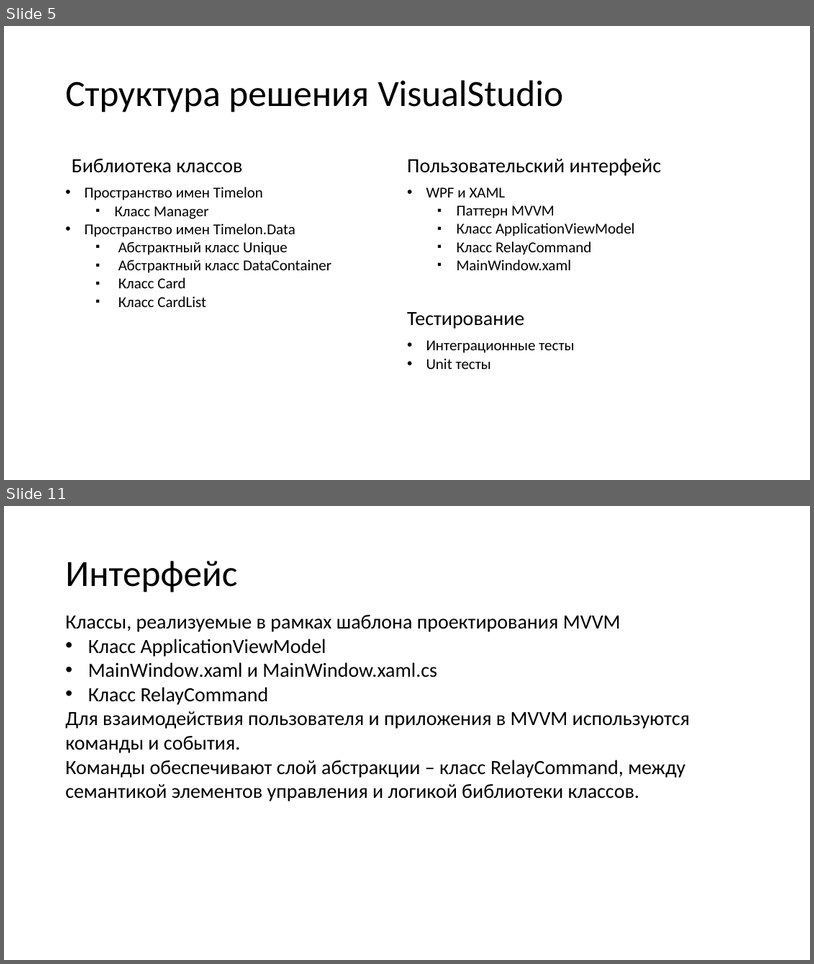
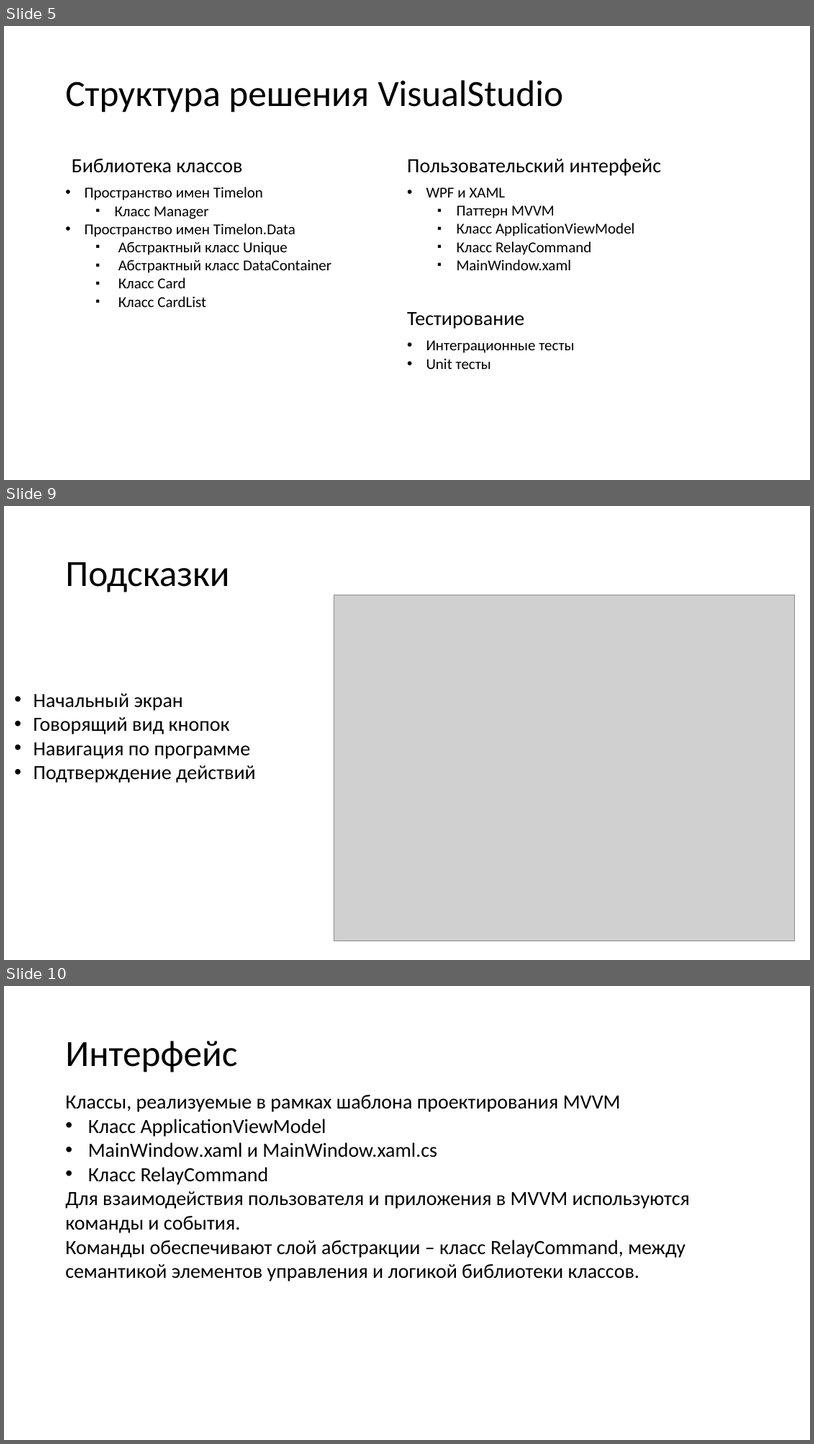
Before and after one commit to N0tilT/Timelon, a slide deck: docs/Timelon.pptx. Shown one above the other, each under a label of ours: slides 5 and 11 before the commit, slides 5, 9 and 10 after it; the slides between them are not shown. The pictures are 814x964 and 814x1444 pixels, drawn with LibreOffice and Linux fonts; fonts in the diff are those of the drawing; grey boxes stand for pictures. Boxes give left, top, right and bottom in pixels: in the first picture for what was removed or moved away, otherwise in the second. Text is boxed around its words. In the diff, an @@ line names an element or a change of style, - is before the commit and + after.

```diff
--- a/docs/Timelon.pptx
+++ b/docs/Timelon.pptx
@@ slide 9 added at bbox=[4, 506, 810, 960], background #FFFFFF @@
@@ title added at bbox=[65, 562, 229, 592], 44 pt, text #000000 @@
+Подсказки
@@ picture added at bbox=[334, 595, 795, 940] @@
@@ text added at bbox=[34, 693, 256, 782], 24 pt, text #000000 @@
+• Начальный экран
+• Говорящий вид кнопок
+• Навигация по программе
+• Подтверждение действий
@@ what was slide 11 is now slide 10 @@
```
Also in this commit, not shown: 3 other slides added, 5 slides removed.
